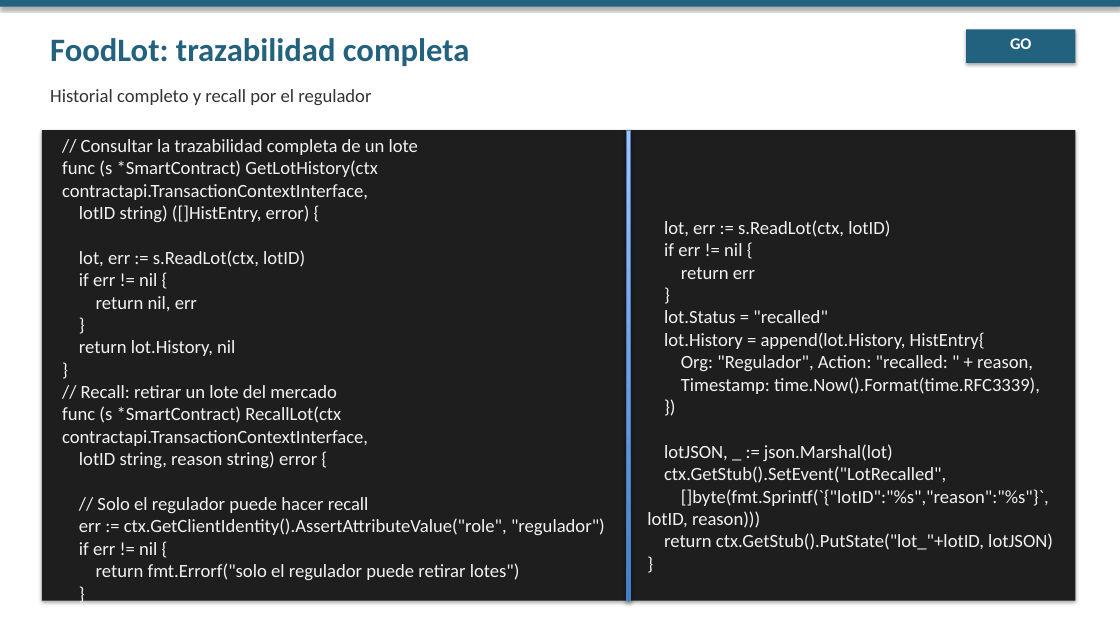
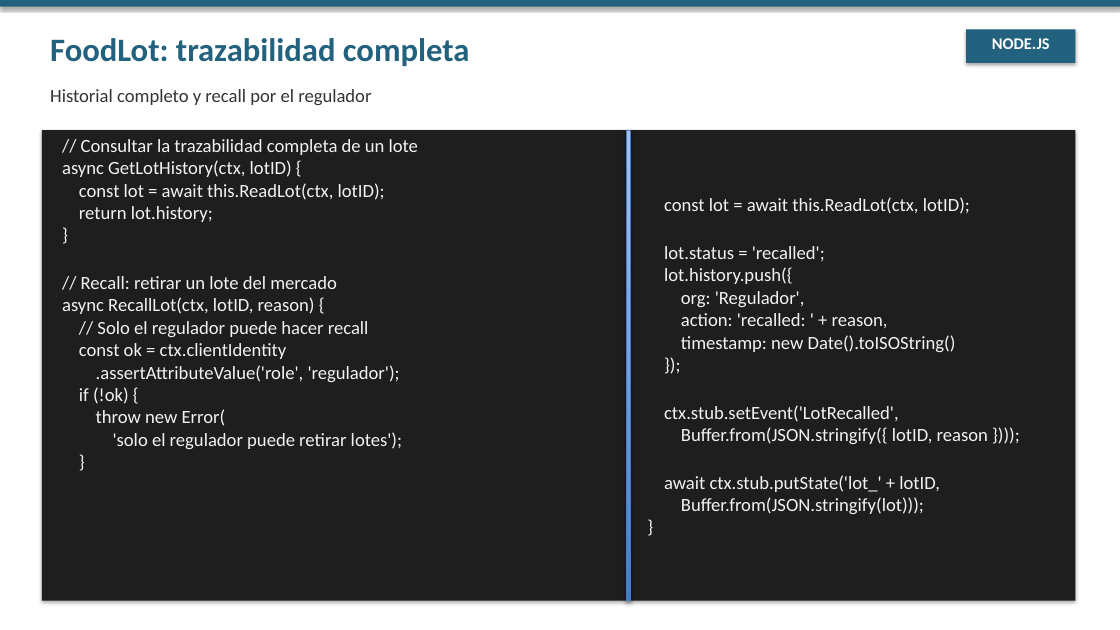
Before and after one commit to jjnieto/fabric, a slide deck: slide 18 of docs/slides/Modulo 4/dia_4.pptx. Drawn at 1120x630 pixels with LibreOffice and Linux fonts; fonts in the diff are those of the drawing. Boxes give left, top, right and bottom in pixels: in the first picture for what was removed or moved away, otherwise in the second. Text is boxed around its words. In the diff, an @@ line names an element or a change of style, - is before the commit and + after.

```diff
--- a/docs/slides/Modulo 4/dia_4.pptx
+++ b/docs/slides/Modulo 4/dia_4.pptx
@@ text at [992,38,1050,49]: text changed @@
-GO
+NODE.JS
@@ text at [62,139,418,449]: text changed @@
-// Consultar la trazabilidad completa de un lote
-func (s *SmartContract) GetLotHistory(ctx contractapi.TransactionContextInterface,
-lotID string) ([]HistEntry, error) {
-lot, err := s.ReadLot(ctx, lotID)
-if err != nil {
-return nil, err
-}
-return lot.History, nil
-}
-// Recall: retirar un lote del mercado
-func (s *SmartContract) RecallLot(ctx contractapi.TransactionContextInterface,
-lotID string, reason string) error {
-// Solo el regulador puede hacer recall
-err := ctx.GetClientIdentity().AssertAttributeValue("role", "regulador")
-if err != nil {
-return fmt.Errorf("solo el regulador puede retirar lotes")
-}
+// Consultar la trazabilidad completa de un lote
+async GetLotHistory(ctx, lotID) {
+const lot = await this.ReadLot(ctx, lotID);
+return lot.history;
+}
+// Recall: retirar un lote del mercado
+async RecallLot(ctx, lotID, reason) {
+// Solo el regulador puede hacer recall
+const ok = ctx.clientIdentity
+.assertAttributeValue('role', 'regulador');
+if (!ok) {
+throw new Error(
+'solo el regulador puede retirar lotes');
+}
@@ text at [664,197,988,514]: text changed @@
-lot, err := s.ReadLot(ctx, lotID)
-if err != nil {
-return err
-}
-lot.Status = "recalled"
-lot.History = append(lot.History, HistEntry{
-Org: "Regulador", Action: "recalled: " + reason,
-Timestamp: time.Now().Format(time.RFC3339),
-})
-lotJSON, _ := json.Marshal(lot)
-ctx.GetStub().SetEvent("LotRecalled",
-[]byte(fmt.Sprintf(`{"lotID":"%s","reason":"%s"}`, lotID, reason)))
-return ctx.GetStub().PutState("lot_"+lotID, lotJSON)
-}
+const lot = await this.ReadLot(ctx, lotID);
+lot.status = 'recalled';
+lot.history.push({
+org: 'Regulador',
+action: 'recalled: ' + reason,
+timestamp: new Date().toISOString()
+});
+ctx.stub.setEvent('LotRecalled',
+Buffer.from(JSON.stringify({ lotID, reason })));
+await ctx.stub.putState('lot_' + lotID,
+Buffer.from(JSON.stringify(lot)));
+}
```
Also in this commit, not shown: 5 other slides changed, 8 other files.
